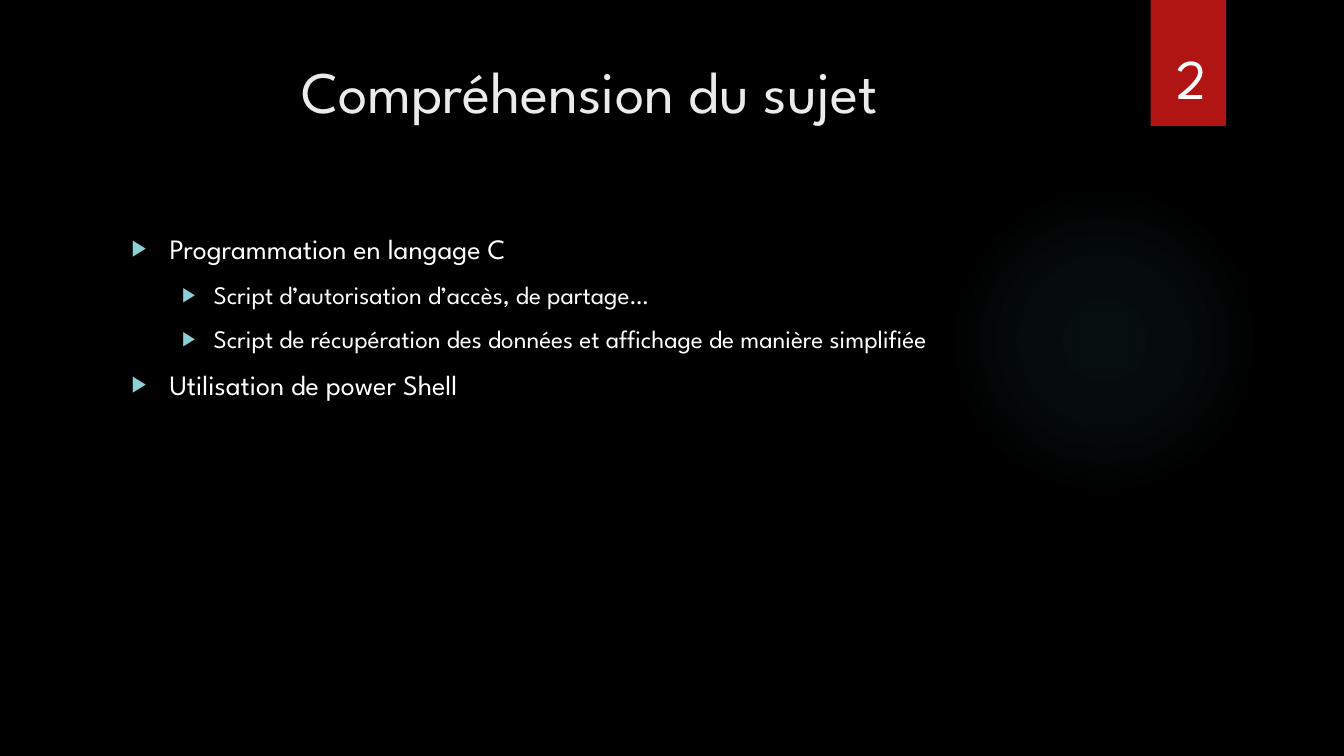
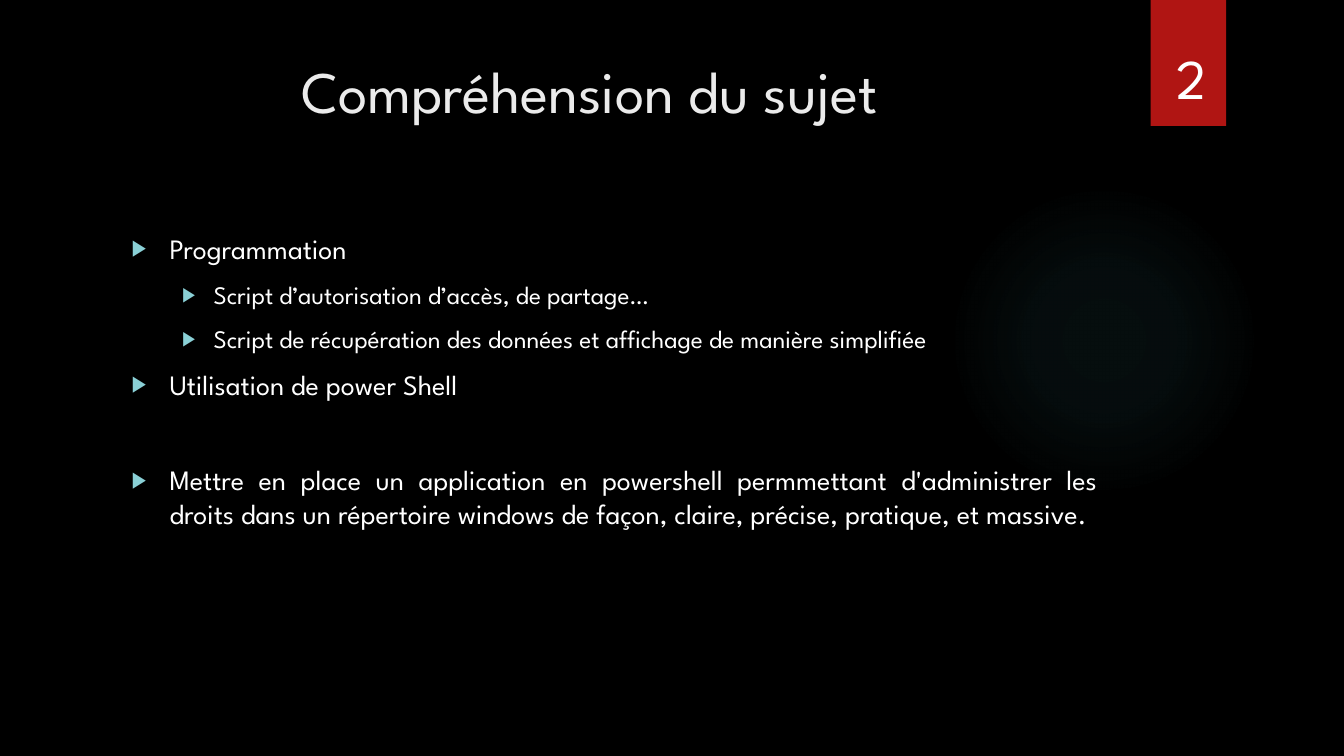
Before and after one commit to FernandezBenjamin/Admin-Windows-Server, a slide deck: slide 2 of Projet_Windows_serveur.pptx. Drawn at 1344x756 pixels with LibreOffice and Linux fonts; fonts in the diff are those of the drawing; background and template pictures are left out. Boxes give left, top, right and bottom in pixels: in the first picture for what was removed or moved away, otherwise in the second. Text is boxed around its words. In the diff, an @@ line names an element or a change of style, - is before the commit and + after.

```diff
--- a/Projet_Windows_serveur.pptx
+++ b/Projet_Windows_serveur.pptx
@@ text at (170, 240, 347, 265): text changed @@
-▶ Programmation en langage C
+▶ Programmation
@@ text at (170, 470, 1096, 530): paragraph added @@
+▶ Mettre en place un application en powershell permmettant d'administrer les droits dans un répertoire windows de façon, claire, précise, pratique, et massive.
```
Also in this commit, not shown: 1 slide added, 1 slide removed.
